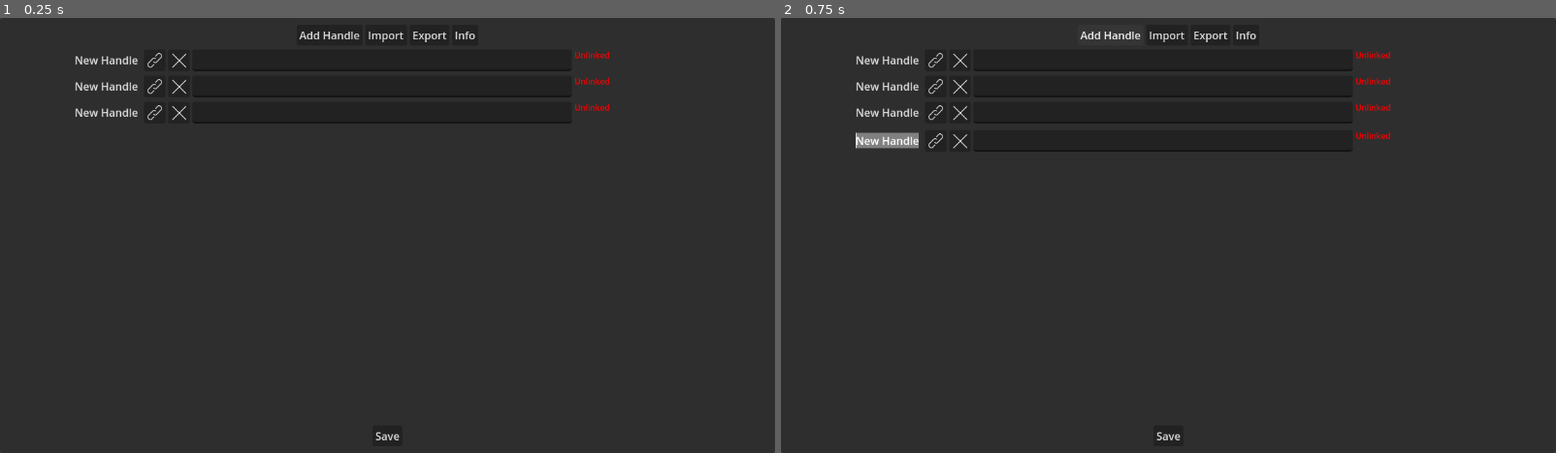
Above: before the commit, frames 1-2 (left to right).
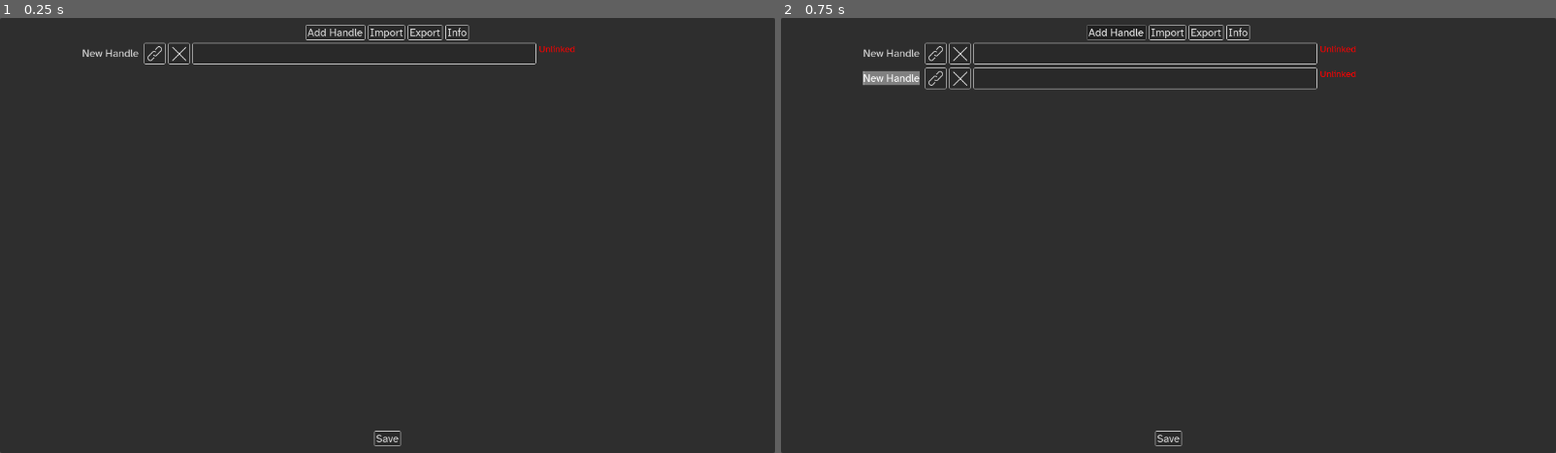
Above: after the commit, the same moments.

Repository: kornelharm/OBS-Text-Handler
Game: Godot game, scene res://Scenes/main.tscn
Same seed, same stepped clock (60 frames per second), same inputs: the game is played once before the commit and once after it.
Inputs:
- Up to frame 1 (0.25 s): no input
- Up to frame 2 (0.75 s): click "Add Handle" at 0.5 s

The runs differ from the first frame. In frame 1, 2.0% of the frame differs, in the area x 9-79%, y 1-99%; in frame 2, 3.1%.

Commit message:
Updated global theme, fixed file browser
Introduced new fonts, changed the look of the file browser and fixed unintended behavior when resizing the window to be smaller than the file browser.

Diff:
--- /dev/null
+++ b/Scenes/FileDialog.gd
@@ -0,0 +1,11 @@
+extends FileDialog
+
+var topWindow
+# Called when the node enters the scene tree for the first time.
+func _ready():
+	topWindow = get_node("/root/Main").get_window()
+	topWindow.size_changed.connect(_on_window_resize)
+	max_size = topWindow.get_size()
+
+func _on_window_resize():
+	max_size = topWindow.get_size()
--- /dev/null
+++ b/Scenes/FileDialogPreview.tscn
@@ -0,0 +1,13 @@
+[gd_scene load_steps=2 format=3 uid="uid://dun4w3o2dc8v7"]
+
+[ext_resource type="PackedScene" uid="uid://dudj7nvfa1rgp" path="res://Scenes/link_dialog.tscn" id="1_173qq"]
+
+[node name="FileDialogPreview" type="Control"]
+layout_mode = 3
+anchors_preset = 15
+anchor_right = 1.0
+anchor_bottom = 1.0
+grow_horizontal = 2
+grow_vertical = 2
+
+[node name="LinkDialog" parent="." instance=ExtResource("1_173qq")]
--- a/Scenes/export_dialog.tscn
+++ b/Scenes/export_dialog.tscn
@@ -1,11 +1,14 @@
-[gd_scene format=3 uid="uid://bjifix4snexnk"]
+[gd_scene load_steps=2 format=3 uid="uid://bjifix4snexnk"]
+
+[ext_resource type="Theme" uid="uid://cvfdhnvtm15xt" path="res://Themes/DialogTheme.tres" id="1_4y7ou"]
 
 [node name="ExportDialog" type="FileDialog"]
 title = "Export Profile"
 initial_position = 2
-size = Vector2i(500, 400)
+size = Vector2i(800, 400)
 visible = true
 popup_window = true
+theme = ExtResource("1_4y7ou")
 ok_button_text = "Export"
 mode_overrides_title = false
 access = 2
--- a/Scenes/handle.tscn
+++ b/Scenes/handle.tscn
@@ -1,22 +1,23 @@
-[gd_scene load_steps=6 format=3 uid="uid://b2vf60r78lpll"]
+[gd_scene load_steps=7 format=3 uid="uid://b2vf60r78lpll"]
 
 [ext_resource type="Script" path="res://Scripts/Handle.gd" id="1_40sln"]
+[ext_resource type="Theme" uid="uid://cvfdhnvtm15xt" path="res://Themes/DialogTheme.tres" id="1_wrihu"]
 [ext_resource type="Texture2D" uid="uid://c6nmm3uflilid" path="res://Images/Trash24x24.png" id="2_70euy"]
 [ext_resource type="Texture2D" uid="uid://dwvv3choha6q0" path="res://Images/Chain24x24.png" id="2_p7bvd"]
 
 [sub_resource type="StyleBoxEmpty" id="StyleBoxEmpty_s0glk"]
 
 [sub_resource type="LabelSettings" id="LabelSettings_rggqa"]
-font_size = 12
+font_size = 14
 
 [node name="Handle" type="MarginContainer"]
-theme_override_constants/margin_top = 5
-theme_override_constants/margin_right = 5
+offset_right = 535.0
+offset_bottom = 32.0
+theme = ExtResource("1_wrihu")
 script = ExtResource("1_40sln")
 
 [node name="HandleSep" type="HBoxContainer" parent="."]
 layout_mode = 2
-size_flags_vertical = 3
 
 [node name="HandleTitle" type="LineEdit" parent="HandleSep"]
 custom_minimum_size = Vector2(200, 0)
@@ -29,12 +30,14 @@
 select_all_on_focus = true
 
 [node name="AttachButton" type="Button" parent="HandleSep"]
+custom_minimum_size = Vector2(32, 32)
 layout_mode = 2
 focus_mode = 1
 icon = ExtResource("2_p7bvd")
 icon_alignment = 1
 
 [node name="DeleteButton" type="Button" parent="HandleSep"]
+custom_minimum_size = Vector2(32, 32)
 layout_mode = 2
 focus_mode = 1
 icon = ExtResource("2_70euy")
@@ -44,6 +47,8 @@
 custom_minimum_size = Vector2(150, 0)
 layout_mode = 2
 size_flags_horizontal = 3
+size_flags_stretch_ratio = 0.75
+theme = ExtResource("1_wrihu")
 theme_override_colors/selection_color = Color(0.12549, 0.584314, 0.752941, 1)
 clear_button_enabled = true
 
--- a/Scenes/import_dialog.tscn
+++ b/Scenes/import_dialog.tscn
@@ -1,11 +1,14 @@
-[gd_scene format=3 uid="uid://bg5uqsy8gu4wj"]
+[gd_scene load_steps=2 format=3 uid="uid://bg5uqsy8gu4wj"]
+
+[ext_resource type="Theme" uid="uid://cvfdhnvtm15xt" path="res://Themes/DialogTheme.tres" id="1_dmeed"]
 
 [node name="ImportDialog" type="FileDialog"]
 title = "Import Profile"
 initial_position = 2
-size = Vector2i(500, 400)
+size = Vector2i(800, 400)
 visible = true
 popup_window = true
+theme = ExtResource("1_dmeed")
 ok_button_text = "Open"
 mode_overrides_title = false
 file_mode = 0
--- a/Scenes/info_dialog.tscn
+++ b/Scenes/info_dialog.tscn
@@ -5,7 +5,7 @@
 [node name="Window" type="Popup"]
 title = "Info"
 initial_position = 2
-size = Vector2i(200, 200)
+size = Vector2i(313, 220)
 visible = true
 borderless = false
 content_scale_mode = 2
@@ -22,40 +22,43 @@
 theme_override_constants/margin_right = 15
 theme_override_constants/margin_bottom = 5
 
-[node name="HBoxContainer" type="HBoxContainer" parent="MarginContainer"]
+[node name="VBoxContainer" type="VBoxContainer" parent="MarginContainer"]
+layout_mode = 2
+
+[node name="HBoxContainer" type="HBoxContainer" parent="MarginContainer/VBoxContainer"]
 layout_mode = 2
 alignment = 1
 
-[node name="VBoxContainer" type="VBoxContainer" parent="MarginContainer/HBoxContainer"]
+[node name="VBoxContainer" type="VBoxContainer" parent="MarginContainer/VBoxContainer/HBoxContainer"]
 layout_mode = 2
 size_flags_horizontal = 0
 
-[node name="Author" type="Label" parent="MarginContainer/HBoxContainer/VBoxContainer"]
+[node name="Author" type="Label" parent="MarginContainer/VBoxContainer/HBoxContainer/VBoxContainer"]
 layout_mode = 2
 size_flags_vertical = 1
 theme_override_font_sizes/font_size = 10
 text = "Author"
 vertical_alignment = 1
 
-[node name="Version" type="Label" parent="MarginContainer/HBoxContainer/VBoxContainer"]
+[node name="Version" type="Label" parent="MarginContainer/VBoxContainer/HBoxContainer/VBoxContainer"]
 layout_mode = 2
 size_flags_vertical = 1
 theme_override_font_sizes/font_size = 10
 text = "Version"
 vertical_alignment = 1
 
-[node name="Date" type="Label" parent="MarginContainer/HBoxContainer/VBoxContainer"]
+[node name="Date" type="Label" parent="MarginContainer/VBoxContainer/HBoxContainer/VBoxContainer"]
 layout_mode = 2
 size_flags_vertical = 1
 theme_override_font_sizes/font_size = 10
 text = "Date"
 vertical_alignment = 1
 
-[node name="VBoxContainer2" type="VBoxContainer" parent="MarginContainer/HBoxContainer"]
+[node name="VBoxContainer2" type="VBoxContainer" parent="MarginContainer/VBoxContainer/HBoxContainer"]
 layout_mode = 2
 size_flags_horizontal = 10
 
-[node name="AuthorValue" type="Label" parent="MarginContainer/HBoxContainer/VBoxContainer2"]
+[node name="AuthorValue" type="Label" parent="MarginContainer/VBoxContainer/HBoxContainer/VBoxContainer2"]
 layout_mode = 2
 size_flags_vertical = 1
 theme_override_font_sizes/font_size = 10
@@ -63,18 +66,33 @@
 horizontal_alignment = 2
 vertical_alignment = 1
 
-[node name="VersionValue" type="Label" parent="MarginContainer/HBoxContainer/VBoxContainer2"]
+[node name="VersionValue" type="Label" parent="MarginContainer/VBoxContainer/HBoxContainer/VBoxContainer2"]
 layout_mode = 2
 size_flags_vertical = 1
 theme_override_font_sizes/font_size = 10
-text = "1.0.0"
+text = "1.0.1"
 horizontal_alignment = 2
 vertical_alignment = 1
 
-[node name="DateValue" type="Label" parent="MarginContainer/HBoxContainer/VBoxContainer2"]
+[node name="DateValue" type="Label" parent="MarginContainer/VBoxContainer/HBoxContainer/VBoxContainer2"]
 layout_mode = 2
 size_flags_vertical = 1
 theme_override_font_sizes/font_size = 10
-text = "Sep 2023"
+text = "April 2024"
 horizontal_alignment = 2
 vertical_alignment = 1
+
+[node name="Panel" type="CenterContainer" parent="MarginContainer/VBoxContainer"]
+layout_mode = 2
+size_flags_vertical = 3
+
+[node name="RichTextLabel" type="RichTextLabel" parent="MarginContainer/VBoxContainer/Panel"]
+clip_contents = false
+layout_mode = 2
+focus_mode = 2
+bbcode_enabled = true
+text = "[url=\"https://github.com/kornelharm/OBS-Text-Handler\"]GitHub[/url]"
+fit_content = true
+autowrap_mode = 0
+context_menu_enabled = true
+selection_enabled = true
--- a/Scenes/link_dialog.tscn
+++ b/Scenes/link_dialog.tscn
@@ -1,12 +1,16 @@
-[gd_scene format=3 uid="uid://dudj7nvfa1rgp"]
+[gd_scene load_steps=3 format=3 uid="uid://dudj7nvfa1rgp"]
+
+[ext_resource type="Theme" uid="uid://cvfdhnvtm15xt" path="res://Themes/DialogTheme.tres" id="1_li5lf"]
+[ext_resource type="Script" path="res://Scenes/FileDialog.gd" id="2_tf4et"]
 
 [node name="LinkDialog" type="FileDialog"]
 title = "Link Handle to File"
 initial_position = 2
-size = Vector2i(500, 400)
+size = Vector2i(800, 400)
 visible = true
-popup_window = true
+theme = ExtResource("1_li5lf")
 ok_button_text = "Link"
 mode_overrides_title = false
 access = 2
 filters = PackedStringArray("*.txt")
+script = ExtResource("2_tf4et")
--- a/Scenes/main.tscn
+++ b/Scenes/main.tscn
@@ -1,5 +1,6 @@
-[gd_scene load_steps=8 format=3 uid="uid://dpq5kutahplcu"]
+[gd_scene load_steps=10 format=3 uid="uid://dpq5kutahplcu"]
 
+[ext_resource type="Theme" uid="uid://cvfdhnvtm15xt" path="res://Themes/DialogTheme.tres" id="1_2lhob"]
 [ext_resource type="Script" path="res://Scripts/AddHandleButton.gd" id="1_wfkgo"]
 [ext_resource type="Script" path="res://Scripts/ImportProfileButton.gd" id="2_gvyq3"]
 [ext_resource type="Script" path="res://Scripts/ExportProfileButton.gd" id="3_1xk8q"]
@@ -8,12 +9,15 @@
 [ext_resource type="PackedScene" uid="uid://b2vf60r78lpll" path="res://Scenes/handle.tscn" id="6_htexe"]
 [ext_resource type="Script" path="res://Scripts/SaveButton.gd" id="7_w0hq6"]
 
+[sub_resource type="StyleBoxEmpty" id="StyleBoxEmpty_obfki"]
+
 [node name="Root" type="PanelContainer"]
 anchors_preset = 15
 anchor_right = 1.0
 anchor_bottom = 1.0
 grow_horizontal = 2
 grow_vertical = 2
+theme = ExtResource("1_2lhob")
 
 [node name="MarginContainer" type="MarginContainer" parent="."]
 layout_mode = 2
@@ -35,6 +39,7 @@
 
 [node name="AddHandleButton" type="Button" parent="MarginContainer/VBoxContainer/HBoxContainer"]
 layout_mode = 2
+theme_override_styles/pressed = SubResource("StyleBoxEmpty_obfki")
 action_mode = 0
 text = "Add Handle"
 script = ExtResource("1_wfkgo")
@@ -67,17 +72,8 @@
 theme_override_constants/separation = 5
 script = ExtResource("5_4owol")
 
-[node name="Handle" parent="MarginContainer/VBoxContainer/HandleScroll/HandleList" instance=ExtResource("6_htexe")]
+[node name="Initial Handle" parent="MarginContainer/VBoxContainer/HandleScroll/HandleList" instance=ExtResource("6_htexe")]
 layout_mode = 2
-theme_override_constants/margin_top = 2
-
-[node name="Handle2" parent="MarginContainer/VBoxContainer/HandleScroll/HandleList" instance=ExtResource("6_htexe")]
-layout_mode = 2
-theme_override_constants/margin_top = 2
-
-[node name="Handle3" parent="MarginContainer/VBoxContainer/HandleScroll/HandleList" instance=ExtResource("6_htexe")]
-layout_mode = 2
-theme_override_constants/margin_top = 2
 
 [node name="SaveButton" type="Button" parent="MarginContainer/VBoxContainer"]
 layout_mode = 2
--- /dev/null
+++ b/Themes/DialogTheme.tres
@@ -0,0 +1,170 @@
+[gd_resource type="Theme" load_steps=17 format=3 uid="uid://cvfdhnvtm15xt"]
+
+[ext_resource type="FontFile" uid="uid://bo1bw37lqqd2p" path="res://Fonts/ATKINSONHYPERLEGIBLE-REGULAR.TTF" id="1_75ynw"]
+[ext_resource type="StyleBox" uid="uid://mcanioq6xoy1" path="res://Themes/StyleBoxNormal.tres" id="1_h3sym"]
+[ext_resource type="StyleBox" uid="uid://col5trg32ds2o" path="res://Themes/StyleBoxFocused.tres" id="2_eyo0k"]
+[ext_resource type="StyleBox" uid="uid://bx5cx8ycfl1sv" path="res://Themes/StyleBoxHover.tres" id="2_jpbf7"]
+[ext_resource type="StyleBox" uid="uid://b6ajltma4wj7w" path="res://Themes/StyleBoxPressed.tres" id="3_xw4br"]
+[ext_resource type="FontFile" uid="uid://w6w36l1lu7lf" path="res://Fonts/ATKINSONHYPERLEGIBLE-BOLD.TTF" id="6_ywnbj"]
+
+[sub_resource type="StyleBoxFlat" id="StyleBoxFlat_itjhi"]
+bg_color = Color(0.25, 0.25, 0.25, 1)
+corner_radius_top_left = 3
+corner_radius_top_right = 3
+corner_radius_bottom_right = 3
+corner_radius_bottom_left = 3
+
+[sub_resource type="StyleBoxLine" id="StyleBoxLine_tggmf"]
+color = Color(1, 1, 1, 1)
+
+[sub_resource type="StyleBoxFlat" id="StyleBoxFlat_4gvyg"]
+content_margin_left = 4.0
+content_margin_top = 4.0
+content_margin_right = 4.0
+content_margin_bottom = 4.0
+bg_color = Color(1, 1, 1, 0.75)
+draw_center = false
+corner_radius_top_left = 1
+corner_radius_top_right = 1
+corner_radius_bottom_right = 1
+corner_radius_bottom_left = 1
+corner_detail = 5
+expand_margin_left = 2.0
+expand_margin_top = 2.0
+expand_margin_right = 2.0
+expand_margin_bottom = 2.0
+
+[sub_resource type="StyleBoxFlat" id="StyleBoxFlat_gtmoo"]
+content_margin_top = 4.0
+content_margin_right = 4.0
+content_margin_bottom = 5.0
+bg_color = Color(0.1, 0.1, 0.1, 0.6)
+corner_radius_top_left = 1
+corner_radius_top_right = 1
+corner_radius_bottom_right = 1
+corner_radius_bottom_left = 1
+corner_detail = 5
+
+[sub_resource type="StyleBoxFlat" id="StyleBoxFlat_2wud3"]
+content_margin_left = 4.0
+content_margin_top = 4.0
+content_margin_right = 4.0
+content_margin_bottom = 4.0
+bg_color = Color(1, 1, 1, 0.3)
+border_width_left = 1
+border_width_top = 1
+border_width_right = 1
+border_width_bottom = 1
+corner_detail = 5
+
+[sub_resource type="StyleBoxFlat" id="StyleBoxFlat_ohk5d"]
+content_margin_left = 4.0
+content_margin_top = 4.0
+content_margin_right = 4.0
+content_margin_bottom = 4.0
+bg_color = Color(1, 1, 1, 0.3)
+border_width_left = 1
+border_width_top = 1
+border_width_right = 1
+border_width_bottom = 1
+corner_detail = 5
+
+[sub_resource type="StyleBoxFlat" id="StyleBoxFlat_nmd7g"]
+content_margin_left = 4.0
+content_margin_top = 4.0
+content_margin_right = 4.0
+content_margin_bottom = 4.0
+bg_color = Color(1, 1, 1, 0.4)
+corner_radius_top_left = 3
+corner_radius_top_right = 3
+corner_radius_bottom_right = 3
+corner_radius_bottom_left = 3
+corner_detail = 6
+
+[sub_resource type="StyleBoxFlat" id="StyleBoxFlat_jpv5f"]
+content_margin_left = 4.0
+content_margin_top = 4.0
+content_margin_right = 4.0
+content_margin_bottom = 4.0
+bg_color = Color(1, 1, 1, 0.75)
+corner_radius_top_left = 3
+corner_radius_top_right = 3
+corner_radius_bottom_right = 3
+corner_radius_bottom_left = 3
+corner_detail = 6
+
+[sub_resource type="StyleBoxFlat" id="StyleBoxFlat_hp1td"]
+content_margin_left = 4.0
+content_margin_top = 4.0
+content_margin_right = 4.0
+content_margin_bottom = 4.0
+bg_color = Color(0.75, 0.75, 0.75, 0.75)
+corner_radius_top_left = 3
+corner_radius_top_right = 3
+corner_radius_bottom_right = 3
+corner_radius_bottom_left = 3
+corner_detail = 6
+
+[sub_resource type="StyleBoxFlat" id="StyleBoxFlat_1ojp1"]
+content_margin_left = 10.0
+content_margin_top = 28.0
+content_margin_right = 10.0
+content_margin_bottom = 8.0
+bg_color = Color(0.25, 0.25, 0.25, 1)
+border_width_left = 1
+border_width_top = 1
+border_width_right = 1
+border_width_bottom = 1
+corner_radius_top_left = 1
+corner_radius_top_right = 1
+corner_radius_bottom_right = 1
+corner_radius_bottom_left = 1
+corner_detail = 5
+expand_margin_left = 8.0
+expand_margin_top = 32.0
+expand_margin_right = 8.0
+expand_margin_bottom = 6.0
+
+[resource]
+AcceptDialog/constants/buttons_separation = 7
+AcceptDialog/styles/panel = SubResource("StyleBoxFlat_itjhi")
+Button/fonts/font = ExtResource("1_75ynw")
+Button/styles/disabled = ExtResource("1_h3sym")
+Button/styles/focus = ExtResource("2_eyo0k")
+Button/styles/hover = ExtResource("2_jpbf7")
+Button/styles/normal = ExtResource("1_h3sym")
+Button/styles/pressed = ExtResource("3_xw4br")
+FileDialog/colors/folder_icon_color = Color(0, 0.847059, 0.847059, 1)
+HSeparator/styles/separator = SubResource("StyleBoxLine_tggmf")
+ItemList/fonts/font = ExtResource("1_75ynw")
+Label/fonts/font = ExtResource("1_75ynw")
+LineEdit/fonts/font = ExtResource("1_75ynw")
+LineEdit/styles/focus = ExtResource("1_h3sym")
+LineEdit/styles/normal = ExtResource("1_h3sym")
+LineEdit/styles/read_only = ExtResource("1_h3sym")
+OptionButton/fonts/font = ExtResource("1_75ynw")
+Panel/styles/panel = ExtResource("1_h3sym")
+PopupMenu/fonts/font = ExtResource("1_75ynw")
+RichTextLabel/fonts/normal_font = ExtResource("1_75ynw")
+TextEdit/fonts/font = ExtResource("1_75ynw")
+TextEdit/styles/focus = ExtResource("1_h3sym")
+TextEdit/styles/normal = ExtResource("1_h3sym")
+TextEdit/styles/read_only = ExtResource("1_h3sym")
+Tree/constants/children_hl_line_width = 1
+Tree/constants/h_separation = 6
+Tree/constants/item_margin = 10
+Tree/fonts/font = ExtResource("1_75ynw")
+Tree/styles/focus = SubResource("StyleBoxFlat_4gvyg")
+Tree/styles/panel = SubResource("StyleBoxFlat_gtmoo")
+Tree/styles/selected = SubResource("StyleBoxFlat_2wud3")
+Tree/styles/selected_focus = SubResource("StyleBoxFlat_ohk5d")
+VBoxContainer/constants/separation = 4
+VScrollBar/styles/grabber = SubResource("StyleBoxFlat_nmd7g")
+VScrollBar/styles/grabber_highlight = SubResource("StyleBoxFlat_jpv5f")
+VScrollBar/styles/grabber_pressed = SubResource("StyleBoxFlat_hp1td")
+Window/constants/close_h_offset = 16
+Window/constants/close_v_offset = 24
+Window/constants/title_height = 32
+Window/font_sizes/title_font_size = 18
+Window/fonts/title_font = ExtResource("6_ywnbj")
+Window/styles/embedded_border = SubResource("StyleBoxFlat_1ojp1")
--- /dev/null
+++ b/Themes/StyleBoxFocused.tres
@@ -0,0 +1,16 @@
+[gd_resource type="StyleBoxFlat" format=3 uid="uid://col5trg32ds2o"]
+
+[resource]
+content_margin_left = 3.0
+content_margin_right = 3.0
+bg_color = Color(0.3, 0.3, 0.3, 1)
+border_width_left = 2
+border_width_top = 2
+border_width_right = 2
+border_width_bottom = 2
+border_color = Color(1, 1, 1, 1)
+border_blend = true
+corner_radius_top_left = 2
+corner_radius_top_right = 2
+corner_radius_bottom_right = 2
+corner_radius_bottom_left = 2
--- /dev/null
+++ b/Themes/StyleBoxHover.tres
@@ -0,0 +1,16 @@
+[gd_resource type="StyleBoxFlat" format=3 uid="uid://bx5cx8ycfl1sv"]
+
+[resource]
+content_margin_left = 3.0
+content_margin_right = 3.0
+bg_color = Color(0.121569, 0.121569, 0.121569, 1)
+border_width_left = 1
+border_width_top = 1
+border_width_right = 1
+border_width_bottom = 1
+border_color = Color(0.439216, 0.439216, 0.439216, 1)
+border_blend = true
+corner_radius_top_left = 2
+corner_radius_top_right = 2
+corner_radius_bottom_right = 2
+corner_radius_bottom_left = 2
--- /dev/null
+++ b/Themes/StyleBoxNormal.tres
@@ -0,0 +1,15 @@
+[gd_resource type="StyleBoxFlat" format=3 uid="uid://mcanioq6xoy1"]
+
+[resource]
+content_margin_left = 3.0
+content_margin_right = 3.0
+bg_color = Color(0.160784, 0.160784, 0.160784, 1)
+border_width_left = 1
+border_width_top = 1
+border_width_right = 1
+border_width_bottom = 1
+border_blend = true
+corner_radius_top_left = 2
+corner_radius_top_right = 2
+corner_radius_bottom_right = 2
+corner_radius_bottom_left = 2
--- /dev/null
+++ b/Themes/StyleBoxPressed.tres
@@ -0,0 +1,15 @@
+[gd_resource type="StyleBoxFlat" format=3 uid="uid://b6ajltma4wj7w"]
+
+[resource]
+content_margin_left = 3.0
+content_margin_right = 3.0
+border_width_left = 1
+border_width_top = 1
+border_width_right = 1
+border_width_bottom = 1
+border_color = Color(0.439216, 0.439216, 0.439216, 1)
+border_blend = true
+corner_radius_top_left = 2
+corner_radius_top_right = 2
+corner_radius_bottom_right = 2
+corner_radius_bottom_left = 2
--- a/project.godot
+++ b/project.godot
@@ -12,9 +12,10 @@
 
 config/name="OBS Text Handler"
 run/main_scene="res://Scenes/main.tscn"
-config/features=PackedStringArray("4.1", "Forward Plus")
+config/features=PackedStringArray("4.2", "Forward Plus")
 boot_splash/show_image=false
 config/icon="res://Images/OBS Text Handler.png"
+config/windows_native_icon="res://Images/OBS Text Handler.ico"
 
 [autoload]
 
Binary file added: Fonts/ATKINSONHYPERLEGIBLE-BOLD.TTF
Not shown, added: Fonts/ATKINSONHYPERLEGIBLE-BOLD.TTF.import
Binary file added: Fonts/ATKINSONHYPERLEGIBLE-BOLDITALIC.TTF
Not shown, added: Fonts/ATKINSONHYPERLEGIBLE-BOLDITALIC.TTF.import
Binary file added: Fonts/ATKINSONHYPERLEGIBLE-ITALIC.TTF
Not shown, added: Fonts/ATKINSONHYPERLEGIBLE-ITALIC.TTF.import
Binary file added: Fonts/ATKINSONHYPERLEGIBLE-REGULAR.TTF
Not shown, added: Fonts/ATKINSONHYPERLEGIBLE-REGULAR.TTF.import
Binary file added: Images/OBS Text Handler.ico
Binary file added: Scripts/OBS Text Handler.ico
